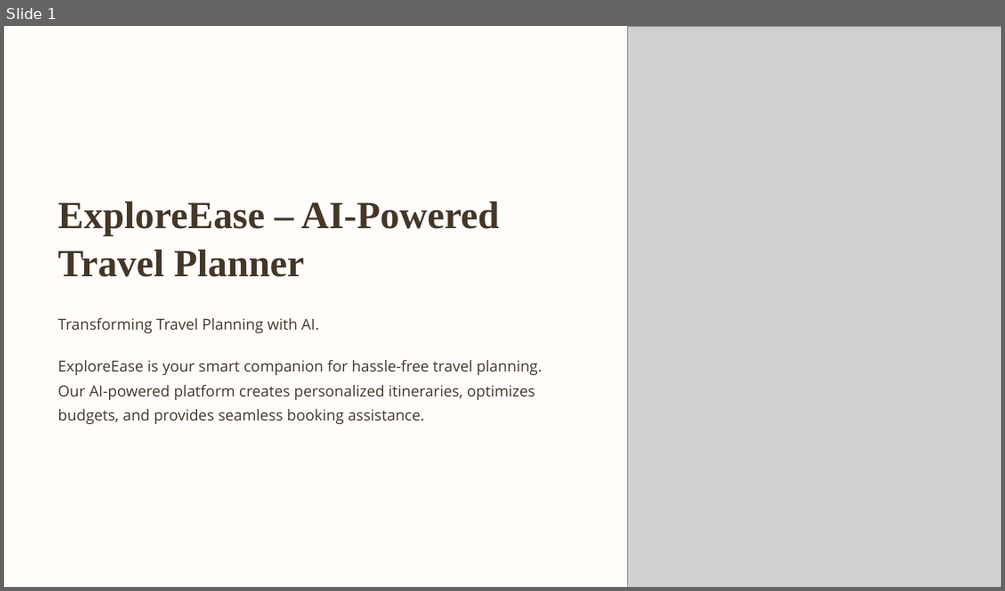
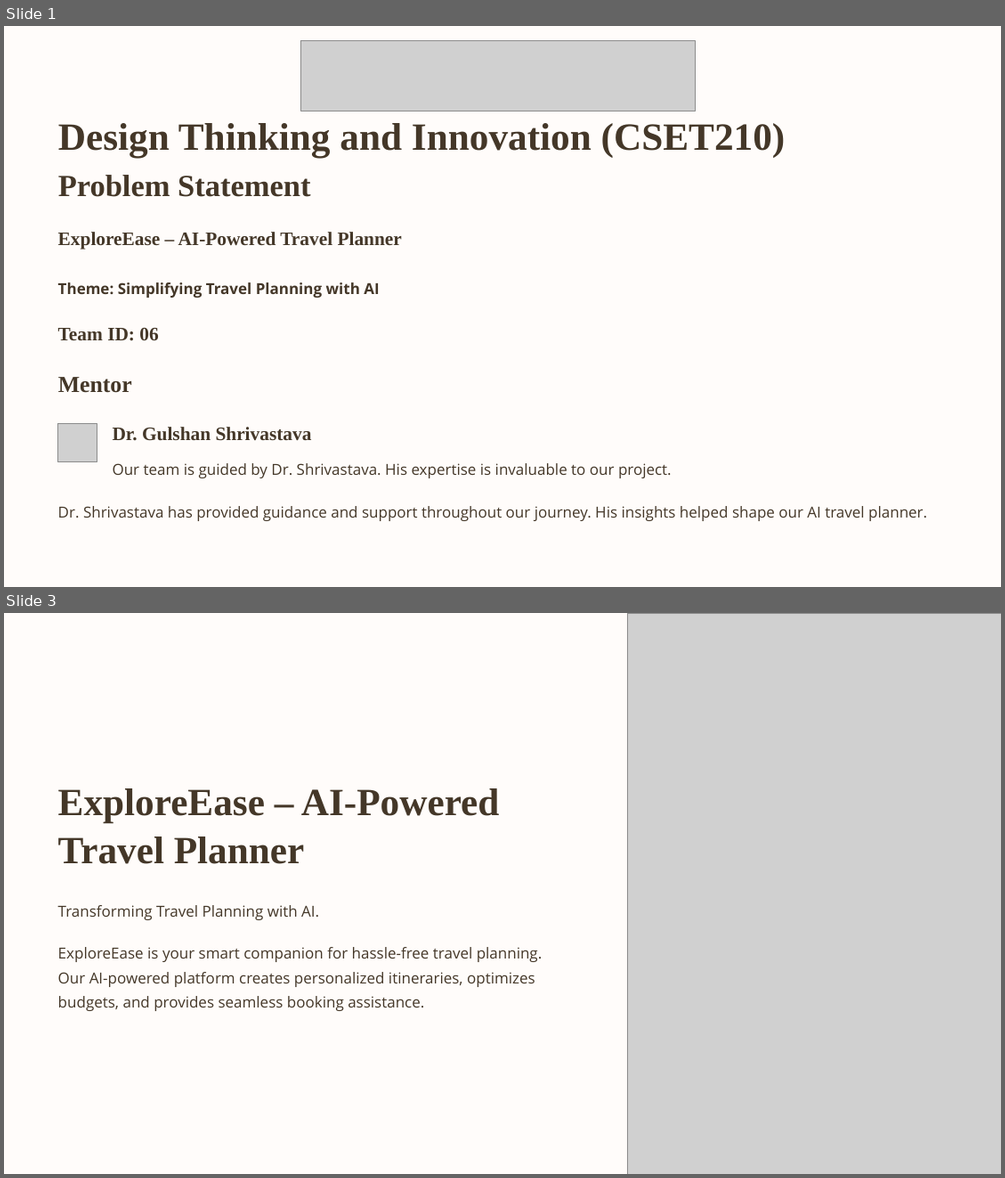
Before and after one commit to Itssanthoshhere/ExploreEase, a slide deck: Design Thinking and Innovation (CSET210) project ppt.pptx. Shown one above the other, each under a label of ours: slide 1 before the commit, slides 1 and 3 after it; the slides between them are not shown. The pictures are 1005x591 and 1005x1178 pixels, drawn with LibreOffice and Linux fonts; fonts in the diff are those of the drawing; grey boxes stand for pictures; background and template pictures are left out. Boxes give left, top, right and bottom in pixels: in the first picture for what was removed or moved away, otherwise in the second. Text is boxed around its words. In the diff, an @@ line names an element or a change of style, - is before the commit and + after.

Commit message:
PPT

```diff
--- a/Design Thinking and Innovation (CSET210) project ppt.pptx
+++ b/Design Thinking and Innovation (CSET210) project ppt.pptx
@@ slide 1 added at <box>4,26,1001,587</box>, background #FFFFFF; not listed: 1 template element that a slide beside it also shows @@
@@ picture added at <box>300,40,695,111</box> @@
@@ text added at <box>58,123,785,158</box>, 44.5 pt, text #443728, bold @@
+Design Thinking and Innovation (CSET210)
@@ text added at <box>58,175,310,197</box>, 35.5 pt, text #443728, bold @@
+Problem Statement
@@ text added at <box>58,232,402,249</box>, 22 pt, text #443728, bold @@
+ExploreEase – AI‑Powered Travel Planner
@@ text added at <box>58,282,379,297</box>, 17.5 pt, text #443728, bold @@
+Theme: Simplifying Travel Planning with AI
@@ text added at <box>58,328,158,341</box>, 22 pt, text #443728, bold @@
+Team ID: 06
@@ text added at <box>58,377,132,393</box>, 26.5 pt, text #443728, bold @@
+Mentor
@@ picture added at <box>58,423,97,461</box> @@
@@ text added at <box>113,426,312,441</box>, 22 pt, text #443728, bold @@
+Dr. Gulshan Shrivastava
@@ text added at <box>113,463,672,478</box>, 17.5 pt, text #443728 @@
+Our team is guided by Dr. Shrivastava. His expertise is invaluable to our project.
@@ text added at <box>58,506,927,521</box>, 17.5 pt, text #443728 @@
+Dr. Shrivastava has provided guidance and support throughout our journey. His insights helped shape our AI travel planner.
@@ what was slide 1 is now slide 3 @@
```
Also in this commit, not shown: 1 other slide added.
